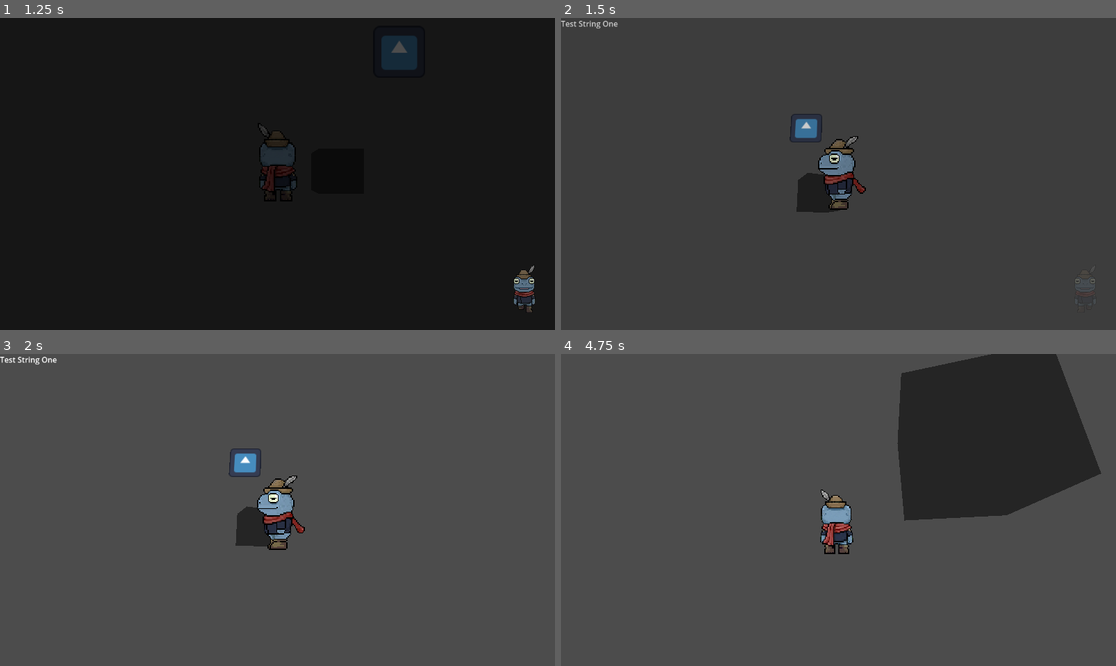
Above: before the commit, frames 1-4 (two rows, left to right).
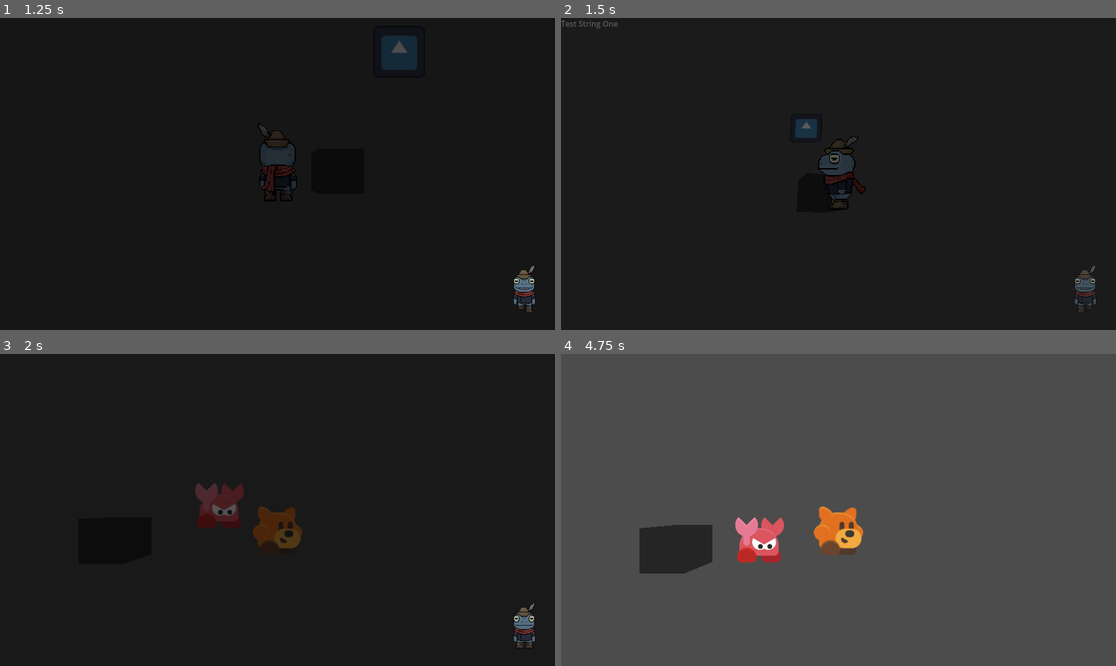
Above: after the commit, the same moments.

Repository: DBorgKiwami/group-project
Game: Godot game, scene res://scenes/menu/menu.tscn
Two runs of this game, one before a commit and one after it. Both use one fixed random seed, a clock stepped at 60 frames per second and the inputs below. The engine's default icon, where the game draws it, is replaced by a stand-in: a white triangle on a blue panel in a dark square.
Inputs (mouse positions are in pixels of both pictures, inside the frame that each line leads up to):
- Up to frame 1 (1.25 s): click "Play" at 0.5 s
- Up to frame 2 (1.5 s): tap Enter (ui_accept) at 1.25 s; move the mouse to (866, 174) at 1.27 s; hold Up (ui_up) from 1.28 s (still down); hold E (interact) from 1.28 s (still down)
- Up to frame 3 (2 s): keep holding Up (ui_up); keep holding E (interact); tap Enter (ui_accept) at 1.52 s
- Up to frame 4 (4.75 s): keep holding Up (ui_up); move the mouse to (810, 510) at 2.02 s; release E (interact) at 2.03 s; tap Shift (attack) at 2.1 s; tap Enter (ui_accept) at 2.27, 3.77, 4.52 s; tap E (interact) at 2.3, 3.05, 3.6 s; move the mouse to (849, 503) at 2.77 s; hold / (grapple) 2.78-3.53 s; move the mouse to (832, 516) at 3.52 s; move the mouse to (877, 513) at 4.27 s; hold E (interact) from 4.28 s (still down)

Frame 1 is identical in both runs. In frame 2, 99% of the frame differs, in the area x 0-100%, y 0-100%; in frame 3, 99%; in frame 4, 20%.

Commit message:
Changes for scene transitiong added directly because Github wasn't playing nice
Treat this as a merge of Scene_Transition to Main

Diff:
--- /dev/null
+++ b/scenes/elements/scene_transition.tscn
@@ -0,0 +1,16 @@
+[gd_scene format=3 uid="uid://bxo3f2kdyyr4y"]
+
+[ext_resource type="Script" uid="uid://cqssbdqnvg8ny" path="res://scripts/elements/scene_transition.gd" id="1_6l5u2"]
+
+[sub_resource type="SphereShape3D" id="SphereShape3D_6l5u2"]
+
+[node name="SceneTransition" type="Area3D" unique_id=1962062075]
+collision_layer = 0
+collision_mask = 32
+script = ExtResource("1_6l5u2")
+
+[node name="CollisionShape3D" type="CollisionShape3D" parent="." unique_id=1664706398]
+shape = SubResource("SphereShape3D_6l5u2")
+
+[connection signal="area_entered" from="." to="." method="_on_area_entered"]
+[connection signal="area_exited" from="." to="." method="_on_area_exited"]
--- /dev/null
+++ b/scenes/elements/scene_transition_2d.tscn
@@ -0,0 +1,16 @@
+[gd_scene format=3 uid="uid://c04da4cnmb374"]
+
+[ext_resource type="Script" uid="uid://cnu003lol1ehe" path="res://scenes/elements/scene_transition_2d.gd" id="1_ly1fo"]
+
+[sub_resource type="SphereShape3D" id="SphereShape3D_6l5u2"]
+
+[node name="SceneTransition2D" type="Area3D" unique_id=1962062075]
+collision_layer = 0
+collision_mask = 32
+script = ExtResource("1_ly1fo")
+
+[node name="CollisionShape3D" type="CollisionShape3D" parent="." unique_id=1664706398]
+shape = SubResource("SphereShape3D_6l5u2")
+
+[connection signal="area_entered" from="." to="." method="_on_area_entered"]
+[connection signal="area_exited" from="." to="." method="_on_area_exited"]
--- a/scenes/levels/2d/testlevel2d.tscn
+++ b/scenes/levels/2d/testlevel2d.tscn
@@ -3,6 +3,7 @@
 [ext_resource type="PackedScene" uid="uid://dvivxdodklglf" path="res://scenes/player/2dplatformingcharacter.tscn" id="1_o0xbc"]
 [ext_resource type="PackedScene" uid="uid://tmxhihw7wxd" path="res://scenes/enemies/2dtestenemy.tscn" id="2_f85je"]
 [ext_resource type="Script" uid="uid://bg3t6a3l4s328" path="res://scripts/enemies/enemyhitbox.gd" id="3_bli0r"]
+[ext_resource type="PackedScene" uid="uid://c04da4cnmb374" path="res://scenes/elements/scene_transition_2d.tscn" id="4_88ofr"]
 
 [sub_resource type="BoxShape3D" id="BoxShape3D_f85je"]
 
@@ -66,3 +67,7 @@
 [node name="CollisionShape3D" type="CollisionShape3D" parent="EnemyHitbox" unique_id=1210897727]
 transform = Transform3D(1, 0, 0, 0, 1, 0, 0, 0, 1, 5.441904, 0, 0)
 shape = SubResource("SphereShape3D_88ofr")
+
+[node name="SceneTransition2D" parent="." unique_id=1962062075 instance=ExtResource("4_88ofr")]
+transform = Transform3D(1, 0, 0, 0, 1, 0, 0, 0, 1, 1.7277756, 0, 0)
+scene = "res://scenes/levels/3d/testlevel.tscn"
--- a/scenes/levels/3d/testlevel.tscn
+++ b/scenes/levels/3d/testlevel.tscn
@@ -4,9 +4,10 @@
 [ext_resource type="PackedScene" uid="uid://ym375o801vpr" path="res://scenes/elements/grapplepoint3d.tscn" id="1_wopdt"]
 [ext_resource type="PackedScene" uid="uid://w3pslpy51esi" path="res://scenes/ui/dialogue_player.tscn" id="3_55jh8"]
 [ext_resource type="PackedScene" uid="uid://ci0hbngdv8pin" path="res://scenes/elements/dialogue_area.tscn" id="4_iy7w8"]
-[ext_resource type="PackedScene" uid="uid://sq0fy66udhma" path="res://scenes/elements/bouncepad.tscn" id="5_oeqc7"]
-[ext_resource type="PackedScene" uid="uid://cu465sp73rqmb" path="res://scenes/elements/fadingplatform.tscn" id="6_ybvn3"]
-[ext_resource type="PackedScene" uid="uid://dot4ah13uey3i" path="res://scenes/elements/semi_solid_platform.tscn" id="7_2kmou"]
+[ext_resource type="PackedScene" uid="uid://bwkwbnnhenm57" path="res://scenes/elements/bouncepad.tscn" id="5_oeqc7"]
+[ext_resource type="PackedScene" uid="uid://c3kp3nccc8ol4" path="res://scenes/elements/fadingplatform.tscn" id="6_ybvn3"]
+[ext_resource type="PackedScene" uid="uid://h2rla3ix8s54" path="res://scenes/elements/semi_solid_platform.tscn" id="7_2kmou"]
+[ext_resource type="PackedScene" uid="uid://bxo3f2kdyyr4y" path="res://scenes/elements/scene_transition.tscn" id="8_mwwa0"]
 
 [sub_resource type="WorldBoundaryShape3D" id="WorldBoundaryShape3D_x14dw"]
 
@@ -63,5 +64,8 @@
 transform = Transform3D(1, 0, 0, 0, 1, 0, 0, 0, 1, -0.5097656, -0.4621582, 0.5305176)
 shape = SubResource("BoxShape3D_mwwa0")
 
+[node name="SceneTransition" parent="." unique_id=1962062075 instance=ExtResource("8_mwwa0")]
+scene = "res://scenes/levels/2d/testlevel2d.tscn"
+
 [editable path="Dialogue Area"]
 [editable path="Bounce Pad"]
--- a/scenes/player/2dplatformingcharacter.tscn
+++ b/scenes/player/2dplatformingcharacter.tscn
@@ -177,6 +177,9 @@
 [sub_resource type="SphereShape3D" id="SphereShape3D_vj0l2"]
 radius = 0.5168748
 
+[sub_resource type="SphereShape3D" id="SphereShape3D_eym7y"]
+radius = 0.679429
+
 [node name="2Dplatformingcharacter" type="CharacterBody3D" unique_id=387257704 node_paths=PackedStringArray("hitboxFront", "hitboxUp", "hitboxDown", "animationController", "player_hitbox", "player_camera", "sprite", "state_machine")]
 script = ExtResource("1_vj0l2")
 hitboxFront = NodePath("Front Attack Hurtbox")
@@ -253,6 +256,13 @@
 script = ExtResource("7_1haum")
 player_reference = NodePath("../..")
 
+[node name="Area3D" type="Area3D" parent="." unique_id=936171539]
+collision_layer = 32
+collision_mask = 0
+
+[node name="CollisionShape3D" type="CollisionShape3D" parent="Area3D" unique_id=348662155]
+shape = SubResource("SphereShape3D_eym7y")
+
 [connection signal="area_entered" from="Down Attack Hurtbox" to="." method="_on_down_attack_hurtbox_area_entered"]
 [connection signal="area_entered" from="Up Attack Hurtbox" to="." method="_on_up_attack_hurtbox_area_entered"]
 [connection signal="area_entered" from="Front Attack Hurtbox" to="." method="_on_front_attack_hitbox_area_entered"]
--- /dev/null
+++ b/scripts/elements/scene_transition.gd
@@ -0,0 +1,19 @@
+extends Area3D
+
+@export var scene : String = ""
+@export var spawnposition : Vector3
+var active = false
+
+func _input(event: InputEvent) -> void:
+	if active and event.is_action_pressed("interact"):
+		print("Hello")
+		if spawnposition:
+			Scenecontroler.load_scene_with_position(scene, spawnposition)
+		else:
+			Scenecontroler.load_scene(scene)
+
+func _on_area_entered(area: Area3D) -> void:
+	active = true
+
+func _on_area_exited(area: Area3D) -> void:
+	active = false
--- /dev/null
+++ b/scripts/elements/scene_transition_2d.gd
@@ -0,0 +1,19 @@
+extends Area3D
+
+@export var scene : String = ""
+@export var spawnposition : Vector3
+var active = false
+
+func _input(event: InputEvent) -> void:
+	if active and event.is_action_pressed("ui_up"):
+		print("Hello")
+		if spawnposition:
+			Scenecontroler.load_scene_with_position(scene, spawnposition)
+		else:
+			Scenecontroler.load_scene(scene)
+
+func _on_area_entered(area: Area3D) -> void:
+	active = true
+
+func _on_area_exited(area: Area3D) -> void:
+	active = false
Not shown, added: scripts/elements/scene_transition.gd.uid
Not shown, added: scripts/elements/scene_transition_2d.gd.uid
